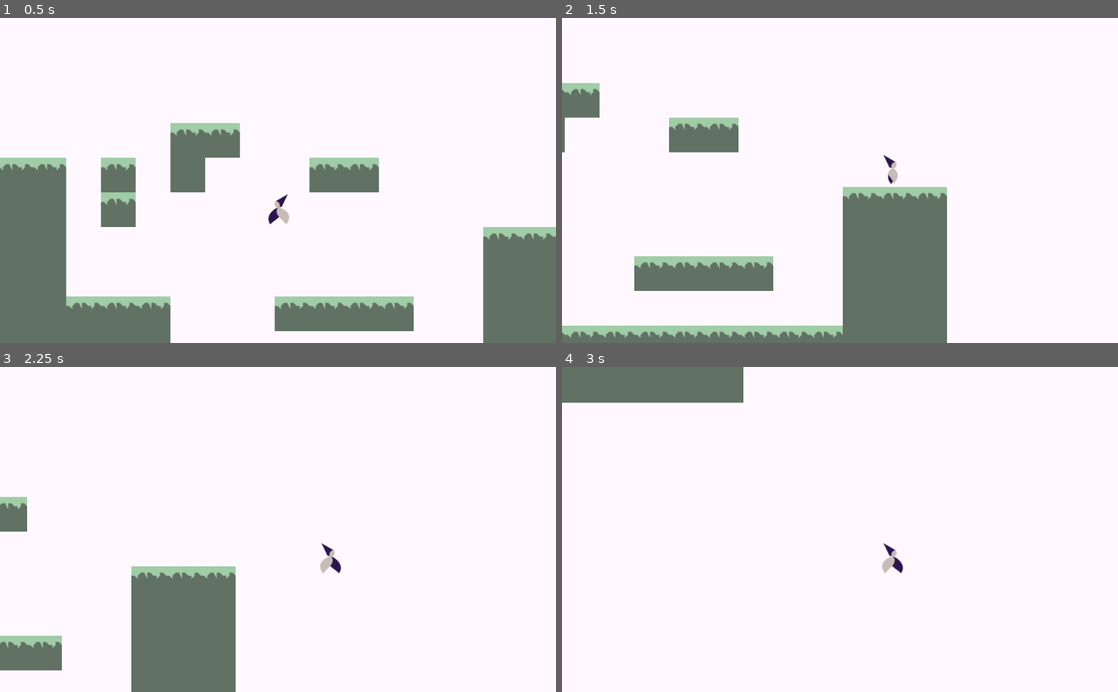
Above: before the commit, frames 1-4 (two rows, left to right).
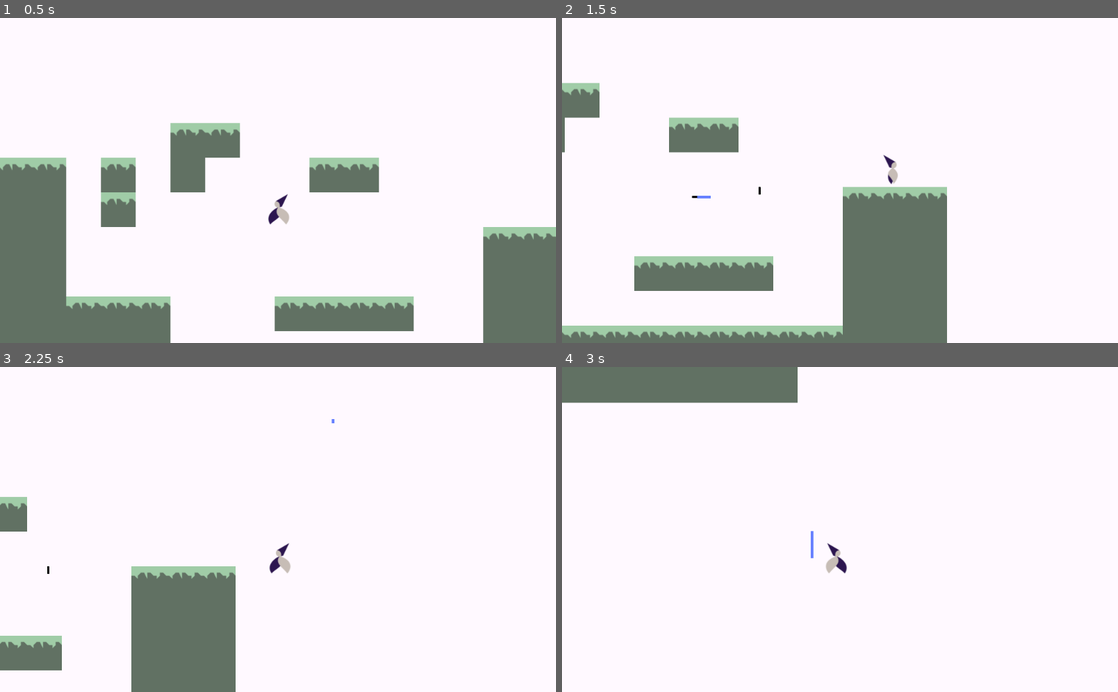
Above: after the commit, the same moments.

Repository: polyedre/gamejamemmi
Game: Godot game, scene res://World.tscn
Same seed, same stepped clock (60 frames per second), same inputs: the game is played once before the commit and once after it.
Inputs (mouse positions are in pixels of both pictures, inside the frame that each line leads up to):
- Up to frame 1 (0.5 s): no input
- Up to frame 2 (1.5 s): move the mouse to (962, 164) at 0.52 s; hold D (move_right) from 0.53 s (still down); click (962, 164) at 0.6 s; tap Space (jump) at 0.77 s; move the mouse to (728, 196) at 1.27 s; click (728, 196) at 1.35 s
- Up to frame 3 (2.25 s): tap Space (jump) at 1.52 s; move the mouse to (333, 458) at 2.02 s; release D (move_right) at 2.03 s; hold A (move_left, bound only after the commit) from 2.03 s (still down); click (333, 458) at 2.1 s
- Up to frame 4 (3 s): move the mouse to (812, 594) at 2.77 s; release A (move_left, bound only after the commit) at 2.78 s; hold D (move_right) from 2.78 s (still down); click (812, 594) at 2.85 s

Frame 1 is identical in both runs. In frame 2, less than 0.1% of the frame differs, in the area x 23-36%, y 51-56%; in frame 3, 0.4%; in frame 4, 1.5%, in the area x 32-62%, y 0-64%.

Commit message:
les lignes commencent a marcher

Diff:
--- /dev/null
+++ b/Control.gd
@@ -0,0 +1,71 @@
+extends Control
+
+var _pen = null
+var _prev_mouse_pos = Vector2()
+var _line_points = Array()
+
+func _ready():
+	var viewport = Viewport.new()
+	var rect = get_rect()
+	viewport.size = rect.size
+	viewport.usage = Viewport.USAGE_2D
+	# Note: I also tried CLEAR_MODE_NEVER but it doesn't draw anything.
+	# (see issue https://github.com/godotengine/godot/issues/20775)
+	viewport.render_target_clear_mode = Viewport.CLEAR_MODE_ONLY_NEXT_FRAME
+	viewport.render_target_v_flip = true
+
+	_pen = Node2D.new()
+	viewport.add_child(_pen)
+	_pen.connect("draw", self, "_on_draw")
+
+	add_child(viewport)
+
+	# Use a sprite to display the result texture
+	var rt = viewport.get_texture()
+	var board = TextureRect.new()
+	board.set_texture(rt)
+	add_child(board)
+
+
+func _process(delta):
+	_pen.update()
+	if Input.is_action_just_released("click"):
+		var line = Line2D.new()
+		var body = create_body(_line_points[0])
+		var length = _line_points.size()
+
+		for i in range(length-1):
+			create_collider(_line_points[i], _line_points[i+1], body)
+			line.add_point(_line_points[i])
+			line.add_point(_line_points[i+1])
+
+
+
+		_line_points.clear()
+		#line.set_color(Color(0,0,0))
+		line.set_width(5)
+		add_child(line)
+
+
+
+func _on_draw():
+	var mouse_pos = get_local_mouse_position()
+	if Input.is_mouse_button_pressed(BUTTON_LEFT):
+		_pen.draw_line(mouse_pos, _prev_mouse_pos, Color(0, 0, 0), 3, true)
+		_line_points.append(mouse_pos)
+
+	_prev_mouse_pos = mouse_pos
+
+func create_body(pos):
+	var rigidbody = StaticBody2D.new()
+	add_child(rigidbody)
+	print("rigidbody foi")
+	return rigidbody
+
+func create_collider(start, end, body):
+	var shape = SegmentShape2D.new()
+	var collider = CollisionShape2D.new()
+	shape.a = start
+	shape.b = end
+	collider.set_shape(shape)
+	body.add_child(collider)
--- a/World.tscn
+++ b/World.tscn
@@ -1,18 +1,35 @@
-[gd_scene load_steps=4 format=2]
+[gd_scene load_steps=5 format=2]
 
-[ext_resource path="res://tiles.tres" type="TileSet" id=1]
-[ext_resource path="res://Player.tscn" type="PackedScene" id=2]
-[ext_resource path="res://Camera2D.gd" type="Script" id=3]
+[ext_resource path="res://Control.gd" type="Script" id=1]
+[ext_resource path="res://tiles.tres" type="TileSet" id=2]
+[ext_resource path="res://Player.tscn" type="PackedScene" id=3]
+[ext_resource path="res://Camera2D.gd" type="Script" id=4]
 
 [node name="World" type="Node2D" index="0"]
 
 _sections_unfolded = [ "Transform", "Visibility", "Z Index" ]
 
-[node name="TileMap" type="TileMap" parent="." index="0"]
+[node name="Control" type="Control" parent="." index="0"]
+
+anchor_left = 0.0
+anchor_top = 0.0
+anchor_right = 0.0
+anchor_bottom = 0.0
+margin_right = 1154.0
+margin_bottom = 1095.0
+rect_pivot_offset = Vector2( 0, 0 )
+rect_clip_content = false
+mouse_filter = 0
+mouse_default_cursor_shape = 0
+size_flags_horizontal = 1
+size_flags_vertical = 1
+script = ExtResource( 1 )
+
+[node name="TileMap" type="TileMap" parent="." index="1"]
 
 position = Vector2( -22.3337, 185.899 )
 mode = 0
-tile_set = ExtResource( 1 )
+tile_set = ExtResource( 2 )
 cell_size = Vector2( 64, 64 )
 cell_quadrant_size = 16
 cell_custom_transform = Transform2D( 1, 0, 0, 1, 0, 0 )
@@ -30,8 +47,9 @@
 tile_data = PoolIntArray( 262150, 0, 0, 262151, 0, 0, 327680, 0, 0, 327681, 0, 0, 327682, 0, 0, 327684, 0, 0, 327686, 1 …(1321 unchanged characters)…
 _sections_unfolded = [ "Cell", "Transform" ]
 
-[node name="Player" parent="." index="1" instance=ExtResource( 2 )]
+[node name="Player" parent="." index="2" instance=ExtResource( 3 )]
 
+editor/display_folded = true
 position = Vector2( 559.96, 282.695 )
 _sections_unfolded = [ "Collision", "Material", "Pause", "Pickable", "Transform", "Visibility", "Z Index", "collision" ]
 
--- a/project.godot
+++ b/project.godot
@@ -16,11 +16,13 @@
 
 [input]
 
-move_left=[ Object(InputEventKey,"resource_local_to_scene":false,"resource_name":"","device":0,"alt":false,"shift":false,"control":false,"meta":false,"command":false,"pressed":false,"scancode":81,"unicode":0,"echo":false,"script":null)
+move_left=[ Object(InputEventKey,"resource_local_to_scene":false,"resource_name":"","device":0,"alt":false,"shift":false,"control":false,"meta":false,"command":false,"pressed":false,"scancode":65,"unicode":0,"echo":false,"script":null)
  ]
 move_right=[ Object(InputEventKey,"resource_local_to_scene":false,"resource_name":"","device":0,"alt":false,"shift":false,"control":false,"meta":false,"command":false,"pressed":false,"scancode":68,"unicode":0,"echo":false,"script":null)
  ]
 jump=[ Object(InputEventKey,"resource_local_to_scene":false,"resource_name":"","device":0,"alt":false,"shift":false,"control":false,"meta":false,"command":false,"pressed":false,"scancode":32,"unicode":0,"echo":false,"script":null)
+ ]
+click=[ Object(InputEventMouseButton,"resource_local_to_scene":false,"resource_name":"","device":0,"alt":false,"shift":false,"control":false,"meta":false,"command":false,"button_mask":0,"position":Vector2( 0, 0 ),"global_position":Vector2( 0, 0 ),"factor":1.0,"button_index":1,"pressed":false,"doubleclick":false,"script":null)
  ]
 
 [rendering]
Not shown: 1 places in World.tscn that only renumber resources
